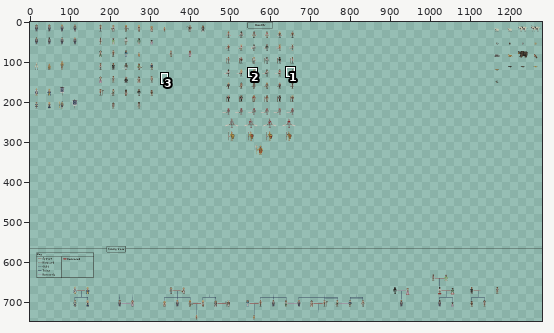
Sprite sheet, stored at Assets/Development/Dev_Characters/CharacterSheet.png. The picture above shows the old version from afar; the outline marks the close-up.
Close-up. Before the edit:
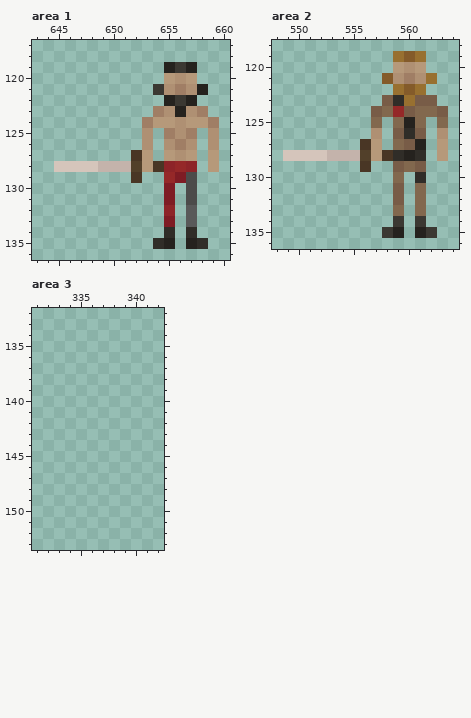
The file is 1280x1280 pixels. Colours within 5 levels of each other are drawn and written as one. Shown: area 1: x 643..660, y 117..136; area 2: x 548..564, y 118..136; area 3: x 331..342, y 132..153. The wide view leaves out empty margins. The commit also changed other parts of the picture, which this record leaves out.
The same view after the edit:
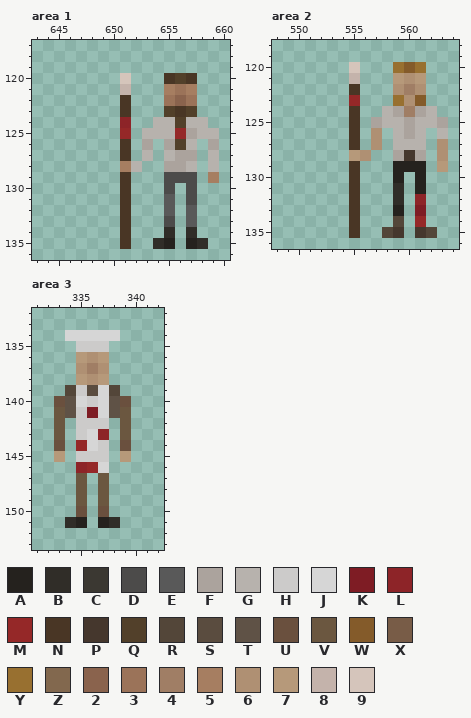
Palette (. is transparent): A #25221e  B #302d28  C #3b3832  D #4c4b4a  E #595959  F #aba39d  G #b7b2ad  H #cccbca  J #d6d6d6  K #7e1c24  L #8d2428  M #952828  N #493625  P #45372d  Q #52402a  R #534639  S #5a4c3f  T #5f5246  U #6a503e  V #6b5740  W #845b2a  X #785c47  Y #987030  Z #82684e  2 #8a634d  3 #9b7359  4 #a07e65  5 #a67e61  6 #af9073  7 #b6997a  8 #c4b3ab  9 #d5c5bb
Edits made:
Area 1:
y 119: x 655..657 ACA -> ...
y 120: x 651 . -> 9; x 655..657 767 -> NQN
y 121: x 651 . -> 8; x 654..658 C646A -> .535.
y 122: x 651 . -> N; x 655..657 ACA -> 323
y 123: x 651 . -> N; x 654..658 46A64 -> .QNQ.
y 124: x 651 . -> L; x 653..659 4776774 -> .GGQGG.
y 125: x 651 . -> M; x 653..659 6.464.6 -> GGGMFGG
y 126: x 651 . -> N; x 653 6 -> F; x 655..657 646 -> FQG; x 659 6 -> F
y 127: x 651..653 .N7 -> N.G; x 655..657 767 -> GFF; x 659 7 -> G
y 128: x 645..657 9999888Q7NLML -> ......5G..FFG; x 659 7 -> G
y 129: x 651..652 .N -> N.; x 655..656 MK -> DD; x 659 . -> 5
y 130: x 651 . -> N; x 655 K -> D
y 131: x 651 . -> N; x 655 K -> E
y 132: x 651 . -> N; x 655 L -> E
y 133: x 651 . -> N; x 655 K -> D
y 134..135: x 651 . -> N
Area 2:
y 119: x 559..561 YWY -> ...
y 120: x 555 . -> 9; x 559..561 767 -> YWY
y 121: x 555 . -> 8; x 558..562 W646Y -> .767.
y 122: x 555 . -> N; x 559..561 YWY -> 646
y 123: x 555 . -> M; x 558..562 XBYXX -> .Y6W.
y 124: x 555 . -> N; x 557..563 XZMXZZX -> .GF4FG.
y 125: x 555 . -> N; x 557..563 Z.ZAZ.Z -> FGGFGGF
y 126: x 555 . -> N; x 559..561 XBX -> GFG; x 563 6 -> G
y 127: x 555..557 .N7 -> N.6; x 559..561 ZXA -> GGG; x 563 7 -> 6
y 128: x 549..561 9999888Q7NBAB -> ......76..FPF; x 563 7 -> 6
y 129: x 555..556 .N -> N.; x 559..561 XZX -> AAA; x 563 . -> 7
y 130: x 555 . -> N; x 559 Z -> A; x 561 B -> A
y 131: x 555 . -> N; x 559 X -> B; x 561 Z -> A
y 132: x 555 . -> N; x 559 X -> B; x 561 Z -> L
y 133: x 555 . -> N; x 559 Z -> A; x 561 Z -> K
y 134: x 555 . -> N; x 559 C -> R; x 561 C -> M
y 135: x 555 . -> N; x 558..559 CA -> RP; x 561..562 AC -> PR
Area 3:
y 134: x 334..338 ..... -> JJJJJ
y 135: x 335..337 ... -> HHH
y 136: x 335..337 ... -> 767
y 137: x 335..337 ... -> 646
y 138: x 335..337 ... -> 767
y 139: x 334..338 ..... -> RHSJR
y 140: x 333..339 ....... -> UTJHJTU
y 141: x 333..339 ....... -> VTHKJTV
y 142: x 333 . -> V; x 335..337 ... -> HHH; x 339 . -> V
y 143: x 333 . -> V; x 335..337 ... -> HJL; x 339 . -> V
y 144: x 333 . -> U; x 335..337 ... -> MJH; x 339 . -> U
y 145: x 333 . -> 7; x 335..337 ... -> HHH; x 339 . -> 7
y 146: x 335..337 ... -> LMJ
y 147..149: x 335 . -> V; x 337 . -> V
y 150: x 335 . -> U; x 337 . -> U
y 151: x 334..335 .. -> BA; x 337..338 .. -> AB
